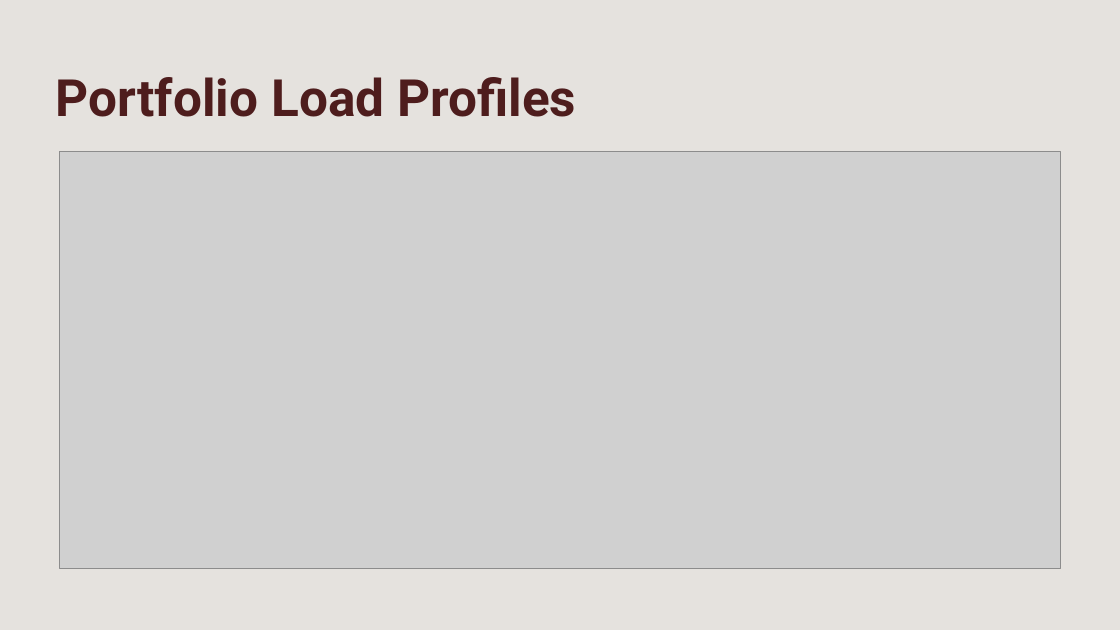
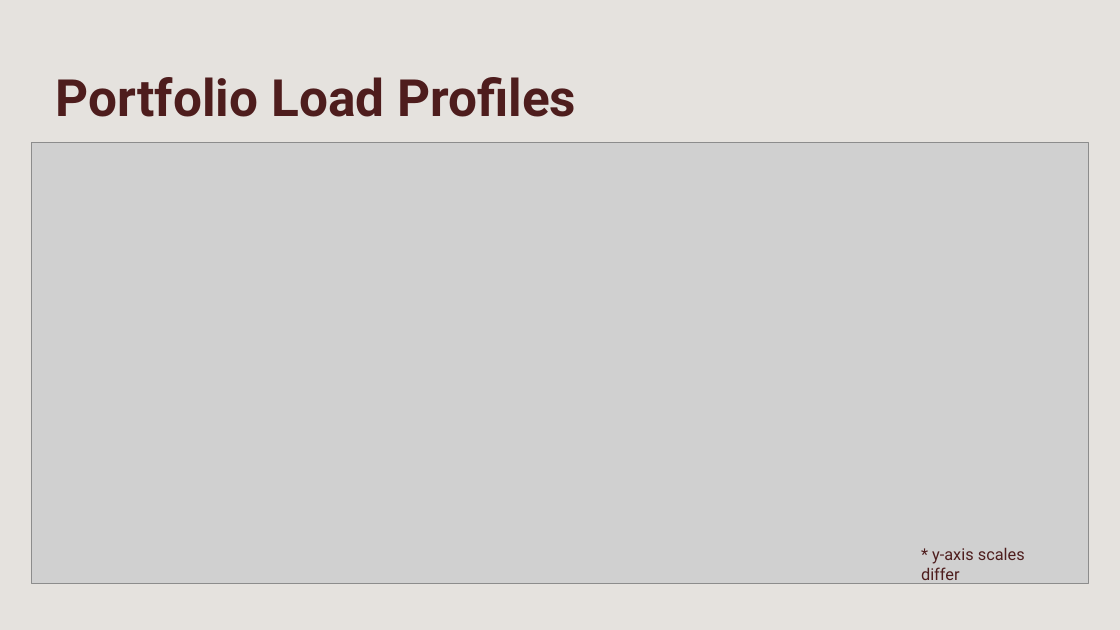
Before and after one commit to RuiyanH/Demand_Response_Case_Study, a slide deck: slide 3 of Presentation.pptx. Drawn at 1120x630 pixels with LibreOffice and Linux fonts; fonts in the diff are those of the drawing; grey boxes stand for pictures. Boxes give left, top, right and bottom in pixels: in the first picture for what was removed or moved away, otherwise in the second. Text is boxed around its words. In the diff, an @@ line names an element or a change of style, - is before the commit and + after.

Commit message:
changed figure ratio; presentation updated

```diff
--- a/Presentation.pptx
+++ b/Presentation.pptx
@@ picture: place and size @@
-picture at bbox=[60, 152, 1060, 570]
+picture at bbox=[32, 143, 1088, 583]
@@ text added at bbox=[921, 547, 1025, 584], 14 pt, text #4E1D1D @@
+* y-axis scales differ
```
Also in this commit, not shown: 7 other slides changed, 3 other files.
